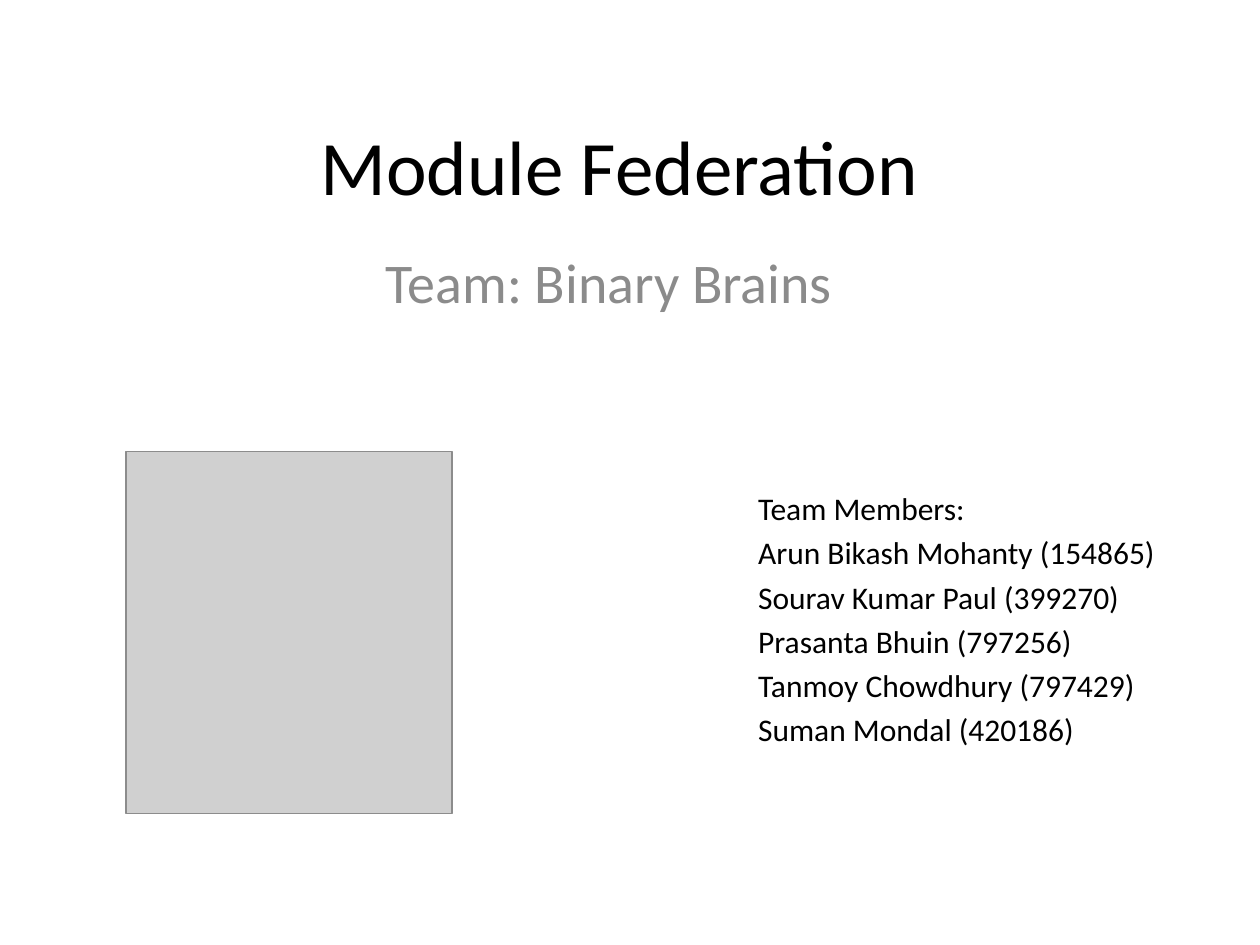
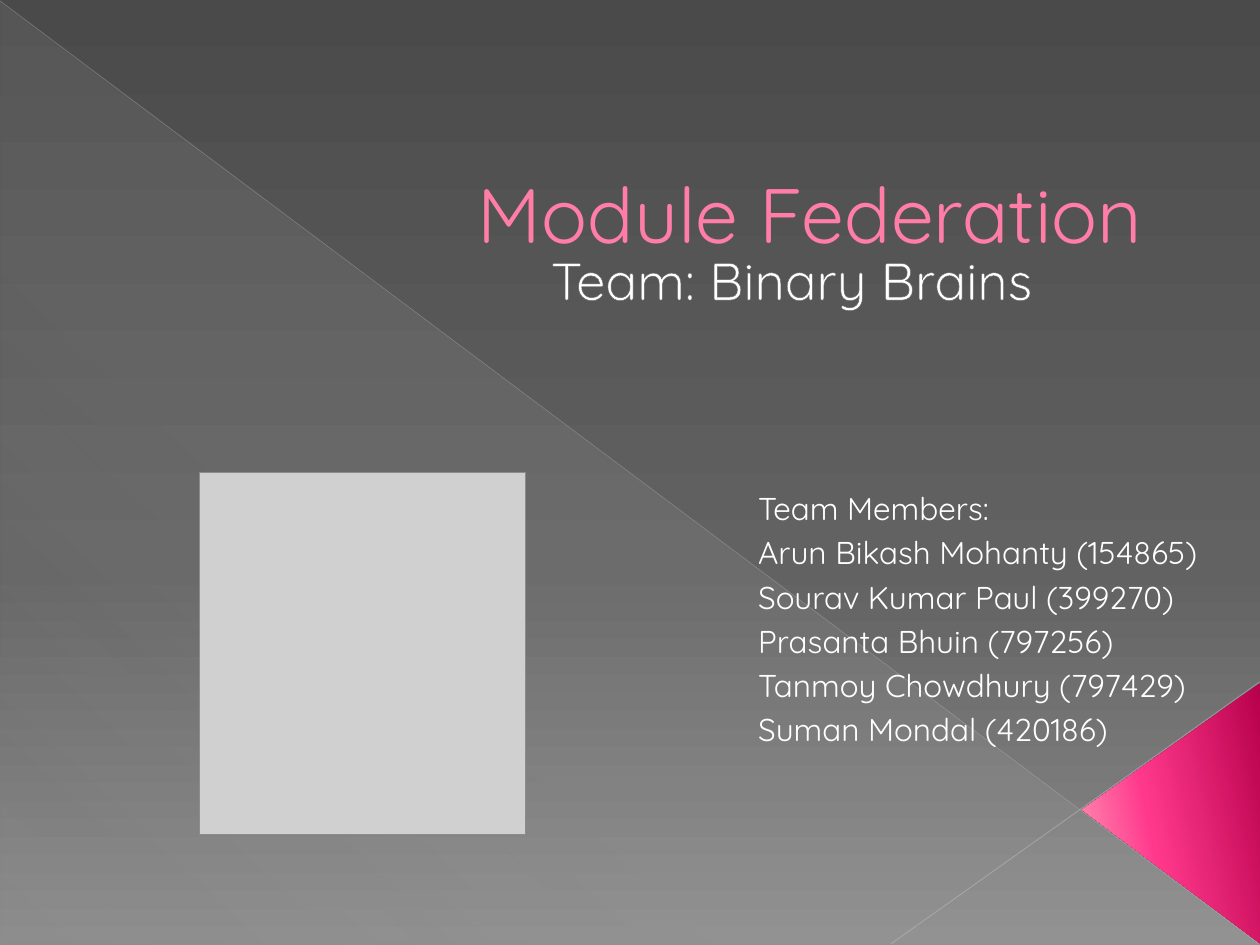
Before and after one commit to gitoutofbox/Module-federation-devex, a slide deck: slide 1 of Module-federation.pptx. Drawn at 1260x945 pixels with LibreOffice and Linux fonts; fonts in the diff are those of the drawing; grey boxes stand for pictures. Boxes give left, top, right and bottom in pixels: in the first picture for what was removed or moved away, otherwise in the second. Text is boxed around its words. In the diff, an @@ line names an element or a change of style, - is before the commit and + after.

```diff
--- a/Module-federation.pptx
+++ b/Module-federation.pptx
@@ background #FFFFFF to gradient #4A4A4A to #626262 to #8C8C8C @@
@@ line added from (0, 1) to (1259, 944), #BFBFBF 0.39 pt @@
@@ right triangle added at (1, 3, 1259, 945), fill gradient #D2D2D2 @@
@@ title "Module Federation" at (478, 186, 1141, 264): font Calibri to Quicksand, text colour #000000 to #FF7DA7, letter outline none to #B12761 0.5 pt; alignment centre to right; indent changed; vertical alignment middle to bottom @@
@@ subtitle "Team: Binary Brains" at (551, 263, 1032, 311): size 32 to 30 pt, font Calibri to Quicksand, text colour #8C8C8C to #FFFFFF, letter outline none to #666666 0.75 pt; alignment centre to right; less space between paragraphs @@
@@ picture: place and size @@
-picture at (126, 451, 452, 813)
+picture at (199, 472, 525, 834)
@@ text "Team Members:" at (758, 497, 1197, 747): font Calibri to Quicksand, text colour #000000 to #FFFFFF @@
@@ line added from (1260, 682) to (891, 944), #C6C6C6 0.47 pt @@
@@ triangle added at (1082, 684, 1260, 944), fill gradient #B8014E to #FF388C to #FF9CB9 @@
```
Also in this commit, not shown: 5 other slides changed, 3 other files.
